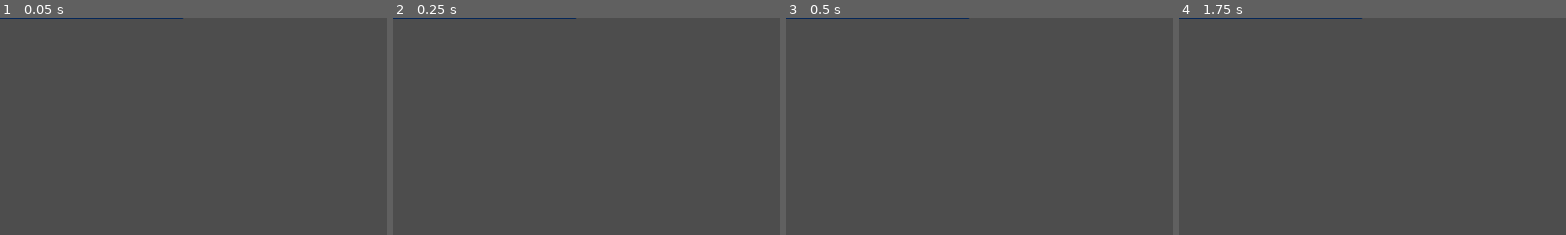
Above: before the commit, frames 1-4 (left to right).
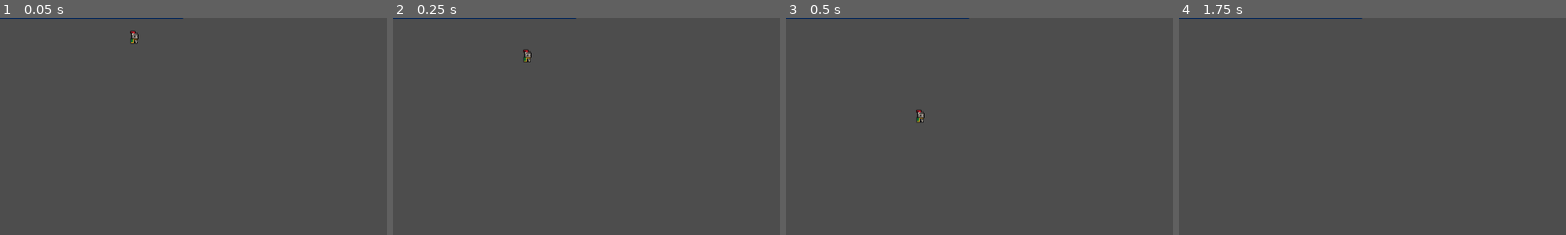
Above: after the commit, the same moments.

Repository: vedantmahawar/The-Knights-Quest
Game: Godot game, scene res://level_0.tscn
The game is run twice, just before and just after one commit, with the same random seed, the same clock (stepped at 60 frames per second) and the same inputs.
Inputs:
- Up to frame 1 (0.05 s): no input
- Up to frame 2 (0.25 s): no input
- Up to frame 3 (0.5 s): no input
- Up to frame 4 (1.75 s): tap Enter (ui_accept) at 0.5, 0.6, 0.77, 1.07, 1.25, 1.35, 1.52 s; hold Right (ui_right) from 0.53 s (still down)
The pictures show only the part of the screen within x 0-50%, y 27-77%; the shares and areas given below are measured in that part.

The runs differ from the first frame. In frame 1, 0.1% of the frame differs, in the area x 33-36%, y 5-13%; in frame 2, 0.1%; in frame 3, less than 0.1%; in frame 4, nothing differs.

Commit message:
Add gravity and dynamic start position

Diff:
--- /dev/null
+++ b/main/level_0.gd
@@ -0,0 +1,15 @@
+extends Node2D
+
+var start_x = 200
+var start_y = 200
+
+# Called when the node enters the scene tree for the first time.
+func _ready() -> void:
+	var player_node = $player
+	var start_position = Vector2(start_x, start_y)
+	player_node.set_start_position(start_position)
+
+
+# Called every frame. 'delta' is the elapsed time since the previous frame.
+func _process(delta: float) -> void:
+	pass
--- a/main/level_0.tscn
+++ b/main/level_0.tscn
@@ -1,6 +1,9 @@
-[gd_scene load_steps=6 format=4 uid="uid://b4djmorhqfyhi"]
+[gd_scene load_steps=46 format=4 uid="uid://b4djmorhqfyhi"]
 
 [ext_resource type="Texture2D" uid="uid://hk68odt2moh3" path="res://assets/sprites/world_tileset.png" id="1_ma5f1"]
+[ext_resource type="Script" path="res://level_0.gd" id="1_oxe47"]
+[ext_resource type="Script" path="res://player.gd" id="2_jsoai"]
+[ext_resource type="Texture2D" uid="uid://bu6qy7nu56slh" path="res://assets/sprites/knight.png" id="3_y7qax"]
 
 [sub_resource type="TileSetAtlasSource" id="TileSetAtlasSource_rk8pk"]
 texture = ExtResource("1_ma5f1")
@@ -308,7 +311,288 @@
 [sub_resource type="TileSet" id="TileSet_4axt6"]
 sources/0 = SubResource("TileSetAtlasSource_cpcxp")
 
+[sub_resource type="AtlasTexture" id="AtlasTexture_qjk07"]
+atlas = ExtResource("3_y7qax")
+region = Rect2(0, 224, 32, 32)
+
+[sub_resource type="AtlasTexture" id="AtlasTexture_0mn6b"]
+atlas = ExtResource("3_y7qax")
+region = Rect2(32, 224, 32, 32)
+
+[sub_resource type="AtlasTexture" id="AtlasTexture_g0cim"]
+atlas = ExtResource("3_y7qax")
+region = Rect2(64, 224, 32, 32)
+
+[sub_resource type="AtlasTexture" id="AtlasTexture_7s6f8"]
+atlas = ExtResource("3_y7qax")
+region = Rect2(96, 224, 32, 32)
+
+[sub_resource type="AtlasTexture" id="AtlasTexture_agoqp"]
+atlas = ExtResource("3_y7qax")
+region = Rect2(0, 192, 32, 32)
+
+[sub_resource type="AtlasTexture" id="AtlasTexture_20i5s"]
+atlas = ExtResource("3_y7qax")
+region = Rect2(32, 192, 32, 32)
+
+[sub_resource type="AtlasTexture" id="AtlasTexture_4qvdo"]
+atlas = ExtResource("3_y7qax")
+region = Rect2(64, 192, 32, 32)
+
+[sub_resource type="AtlasTexture" id="AtlasTexture_gkhq0"]
+atlas = ExtResource("3_y7qax")
+region = Rect2(96, 192, 32, 32)
+
+[sub_resource type="AtlasTexture" id="AtlasTexture_6c62a"]
+atlas = ExtResource("3_y7qax")
+region = Rect2(0, 0, 32, 32)
+
+[sub_resource type="AtlasTexture" id="AtlasTexture_djhax"]
+atlas = ExtResource("3_y7qax")
+region = Rect2(32, 0, 32, 32)
+
+[sub_resource type="AtlasTexture" id="AtlasTexture_dh1id"]
+atlas = ExtResource("3_y7qax")
+region = Rect2(64, 0, 32, 32)
+
+[sub_resource type="AtlasTexture" id="AtlasTexture_q1bwn"]
+atlas = ExtResource("3_y7qax")
+region = Rect2(96, 0, 32, 32)
+
+[sub_resource type="AtlasTexture" id="AtlasTexture_ivtxm"]
+atlas = ExtResource("3_y7qax")
+region = Rect2(0, 160, 32, 32)
+
+[sub_resource type="AtlasTexture" id="AtlasTexture_mhkbf"]
+atlas = ExtResource("3_y7qax")
+region = Rect2(32, 160, 32, 32)
+
+[sub_resource type="AtlasTexture" id="AtlasTexture_tfjin"]
+atlas = ExtResource("3_y7qax")
+region = Rect2(64, 160, 32, 32)
+
+[sub_resource type="AtlasTexture" id="AtlasTexture_jx1n4"]
+atlas = ExtResource("3_y7qax")
+region = Rect2(96, 160, 32, 32)
+
+[sub_resource type="AtlasTexture" id="AtlasTexture_66rmb"]
+atlas = ExtResource("3_y7qax")
+region = Rect2(128, 160, 32, 32)
+
+[sub_resource type="AtlasTexture" id="AtlasTexture_7rwt7"]
+atlas = ExtResource("3_y7qax")
+region = Rect2(160, 160, 32, 32)
+
+[sub_resource type="AtlasTexture" id="AtlasTexture_ysg0j"]
+atlas = ExtResource("3_y7qax")
+region = Rect2(192, 160, 32, 32)
+
+[sub_resource type="AtlasTexture" id="AtlasTexture_nocq3"]
+atlas = ExtResource("3_y7qax")
+region = Rect2(224, 160, 32, 32)
+
+[sub_resource type="AtlasTexture" id="AtlasTexture_036fo"]
+atlas = ExtResource("3_y7qax")
+region = Rect2(0, 64, 32, 32)
+
+[sub_resource type="AtlasTexture" id="AtlasTexture_nwnyt"]
+atlas = ExtResource("3_y7qax")
+region = Rect2(32, 64, 32, 32)
+
+[sub_resource type="AtlasTexture" id="AtlasTexture_54k5x"]
+atlas = ExtResource("3_y7qax")
+region = Rect2(64, 64, 32, 32)
+
+[sub_resource type="AtlasTexture" id="AtlasTexture_h7c5j"]
+atlas = ExtResource("3_y7qax")
+region = Rect2(96, 64, 32, 32)
+
+[sub_resource type="AtlasTexture" id="AtlasTexture_unebs"]
+atlas = ExtResource("3_y7qax")
+region = Rect2(128, 64, 32, 32)
+
+[sub_resource type="AtlasTexture" id="AtlasTexture_iwwg6"]
+atlas = ExtResource("3_y7qax")
+region = Rect2(160, 64, 32, 32)
+
+[sub_resource type="AtlasTexture" id="AtlasTexture_v5hl1"]
+atlas = ExtResource("3_y7qax")
+region = Rect2(192, 64, 32, 32)
+
+[sub_resource type="AtlasTexture" id="AtlasTexture_ew70t"]
+atlas = ExtResource("3_y7qax")
+region = Rect2(224, 64, 32, 32)
+
+[sub_resource type="AtlasTexture" id="AtlasTexture_323ps"]
+atlas = ExtResource("3_y7qax")
+region = Rect2(0, 96, 32, 32)
+
+[sub_resource type="AtlasTexture" id="AtlasTexture_m4abi"]
+atlas = ExtResource("3_y7qax")
+region = Rect2(32, 96, 32, 32)
+
+[sub_resource type="AtlasTexture" id="AtlasTexture_mjwlq"]
+atlas = ExtResource("3_y7qax")
+region = Rect2(64, 96, 32, 32)
+
+[sub_resource type="AtlasTexture" id="AtlasTexture_e4gdr"]
+atlas = ExtResource("3_y7qax")
+region = Rect2(96, 96, 32, 32)
+
+[sub_resource type="AtlasTexture" id="AtlasTexture_56jbq"]
+atlas = ExtResource("3_y7qax")
+region = Rect2(128, 96, 32, 32)
+
+[sub_resource type="AtlasTexture" id="AtlasTexture_1pnxj"]
+atlas = ExtResource("3_y7qax")
+region = Rect2(160, 96, 32, 32)
+
+[sub_resource type="AtlasTexture" id="AtlasTexture_gs8lc"]
+atlas = ExtResource("3_y7qax")
+region = Rect2(192, 96, 32, 32)
+
+[sub_resource type="AtlasTexture" id="AtlasTexture_p4e5a"]
+atlas = ExtResource("3_y7qax")
+region = Rect2(224, 96, 32, 32)
+
+[sub_resource type="SpriteFrames" id="SpriteFrames_sad7l"]
+animations = [{
+"frames": [{
+"duration": 1.0,
+"texture": SubResource("AtlasTexture_qjk07")
+}, {
+"duration": 1.0,
+"texture": SubResource("AtlasTexture_0mn6b")
+}, {
+"duration": 1.0,
+"texture": SubResource("AtlasTexture_g0cim")
+}, {
+"duration": 1.0,
+"texture": SubResource("AtlasTexture_7s6f8")
+}],
+"loop": true,
+"name": &"death",
+"speed": 5.0
+}, {
+"frames": [{
+"duration": 1.0,
+"texture": SubResource("AtlasTexture_agoqp")
+}, {
+"duration": 1.0,
+"texture": SubResource("AtlasTexture_20i5s")
+}, {
+"duration": 1.0,
+"texture": SubResource("AtlasTexture_4qvdo")
+}, {
+"duration": 1.0,
+"texture": SubResource("AtlasTexture_gkhq0")
+}],
+"loop": true,
+"name": &"hit",
+"speed": 5.0
+}, {
+"frames": [{
+"duration": 1.0,
+"texture": SubResource("AtlasTexture_6c62a")
+}, {
+"duration": 1.0,
+"texture": SubResource("AtlasTexture_djhax")
+}, {
+"duration": 1.0,
+"texture": SubResource("AtlasTexture_dh1id")
+}, {
+"duration": 1.0,
+"texture": SubResource("AtlasTexture_q1bwn")
+}],
+"loop": true,
+"name": &"idle",
+"speed": 5.0
+}, {
+"frames": [{
+"duration": 1.0,
+"texture": SubResource("AtlasTexture_ivtxm")
+}, {
+"duration": 1.0,
+"texture": SubResource("AtlasTexture_mhkbf")
+}, {
+"duration": 1.0,
+"texture": SubResource("AtlasTexture_tfjin")
+}, {
+"duration": 1.0,
+"texture": SubResource("AtlasTexture_jx1n4")
+}, {
+"duration": 1.0,
+"texture": SubResource("AtlasTexture_66rmb")
+}, {
+"duration": 1.0,
+"texture": SubResource("AtlasTexture_7rwt7")
+}, {
+"duration": 1.0,
+"texture": SubResource("AtlasTexture_ysg0j")
+}, {
+"duration": 1.0,
+"texture": SubResource("AtlasTexture_nocq3")
+}],
+"loop": true,
+"name": &"roll",
+"speed": 5.0
+}, {
+"frames": [{
+"duration": 1.0,
+"texture": SubResource("AtlasTexture_036fo")
+}, {
+"duration": 1.0,
+"texture": SubResource("AtlasTexture_nwnyt")
+}, {
+"duration": 1.0,
+"texture": SubResource("AtlasTexture_54k5x")
+}, {
+"duration": 1.0,
+"texture": SubResource("AtlasTexture_h7c5j")
+}, {
+"duration": 1.0,
+"texture": SubResource("AtlasTexture_unebs")
+}, {
+"duration": 1.0,
+"texture": SubResource("AtlasTexture_iwwg6")
+}, {
+"duration": 1.0,
+"texture": SubResource("AtlasTexture_v5hl1")
+}, {
+"duration": 1.0,
+"texture": SubResource("AtlasTexture_ew70t")
+}, {
+"duration": 1.0,
+"texture": SubResource("AtlasTexture_323ps")
+}, {
+"duration": 1.0,
+"texture": SubResource("AtlasTexture_m4abi")
+}, {
+"duration": 1.0,
+"texture": SubResource("AtlasTexture_mjwlq")
+}, {
+"duration": 1.0,
+"texture": SubResource("AtlasTexture_e4gdr")
+}, {
+"duration": 1.0,
+"texture": SubResource("AtlasTexture_56jbq")
+}, {
+"duration": 1.0,
+"texture": SubResource("AtlasTexture_1pnxj")
+}, {
+"duration": 1.0,
+"texture": SubResource("AtlasTexture_gs8lc")
+}, {
+"duration": 1.0,
+"texture": SubResource("AtlasTexture_p4e5a")
+}],
+"loop": true,
+"name": &"run",
+"speed": 5.0
+}]
+
 [node name="level_0" type="Node2D"]
+script = ExtResource("1_oxe47")
 
 [node name="background" type="TileMapLayer" parent="."]
 tile_map_data = PackedByteArray("AAAAAAkAAAAAAA8AAAAAAAoAAAAAAA8AAAABAAoAAAAAAA8AAAACAAoAAAAAAA8AAAADAAoAAAAAAA8AAAAEAA …(2912 unchanged characters)…
@@ -317,3 +601,12 @@
 [node name="level" type="TileMapLayer" parent="background"]
 tile_map_data = PackedByteArray("AAABAAgAAAAGAAAAAAABAAkAAAAIAAEAAAACAAgAAAAGAAAAAAACAAkAAAAGAAEAAAADAAgAAAAHAAEAAAADAA …(368 unchanged characters)…
 tile_set = SubResource("TileSet_4axt6")
+
+[node name="player" type="CharacterBody2D" parent="."]
+script = ExtResource("2_jsoai")
+
+[node name="animation" type="AnimatedSprite2D" parent="player"]
+sprite_frames = SubResource("SpriteFrames_sad7l")
+animation = &"death"
+
+[node name="collision" type="CollisionShape2D" parent="player"]
--- /dev/null
+++ b/main/player.gd
@@ -0,0 +1,40 @@
+extends CharacterBody2D
+
+# Define constants
+const SPEED = 300.0
+const JUMP_VELOCITY = -400.0
+
+# Var to store start position
+var _start_position: Vector2 = Vector2.ZERO
+
+# Start position setter function
+func set_start_position(pos: Vector2) -> void:
+	_start_position = pos
+	global_position = pos
+
+# Start position getter function
+func get_start_position() -> Vector2:
+	return _start_position
+
+func _ready() -> void:
+	# If no start position was set externally, default to current position
+	if _start_position == Vector2.ZERO:
+		set_start_position(global_position)
+
+func _physics_process(delta: float) -> void:
+	# Get gravity
+	if not is_on_floor():
+		velocity += get_gravity() * delta
+
+	# Handle jump
+	if Input.is_action_just_pressed("ui_accept") and is_on_floor():
+		velocity.y = JUMP_VELOCITY
+
+	# Handle movement input
+	var direction := Input.get_axis("ui_left", "ui_right")
+	if direction:
+		velocity.x = direction * SPEED
+	else:
+		velocity.x = move_toward(velocity.x, 0, SPEED)
+
+	move_and_slide()
